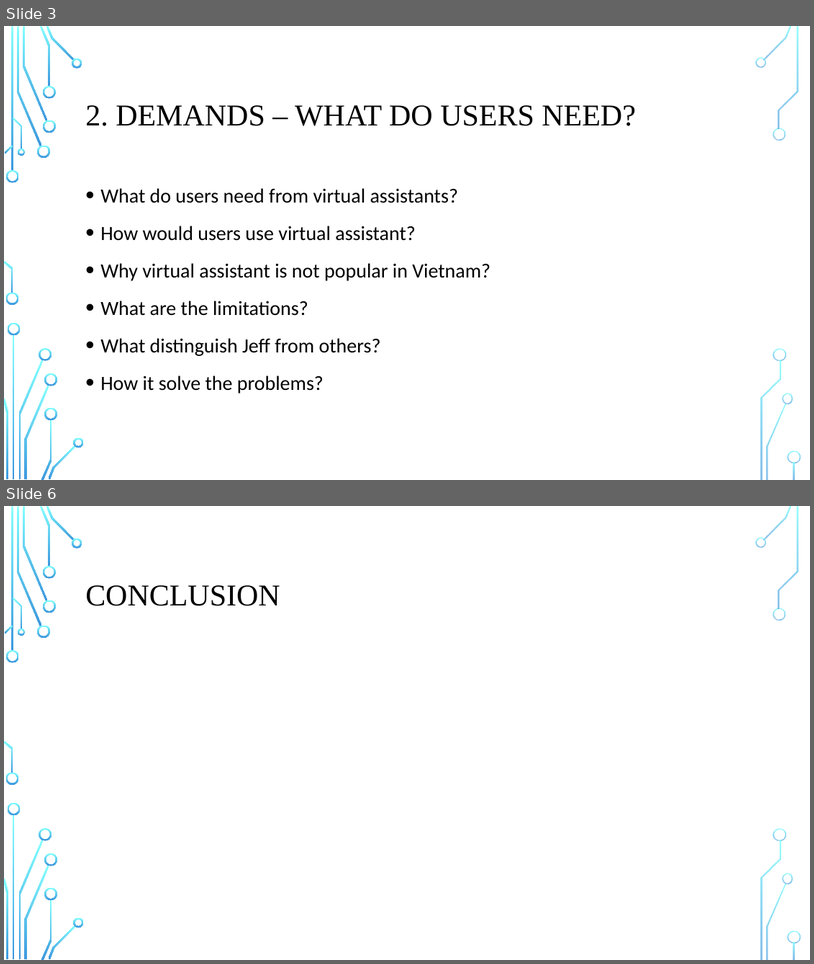
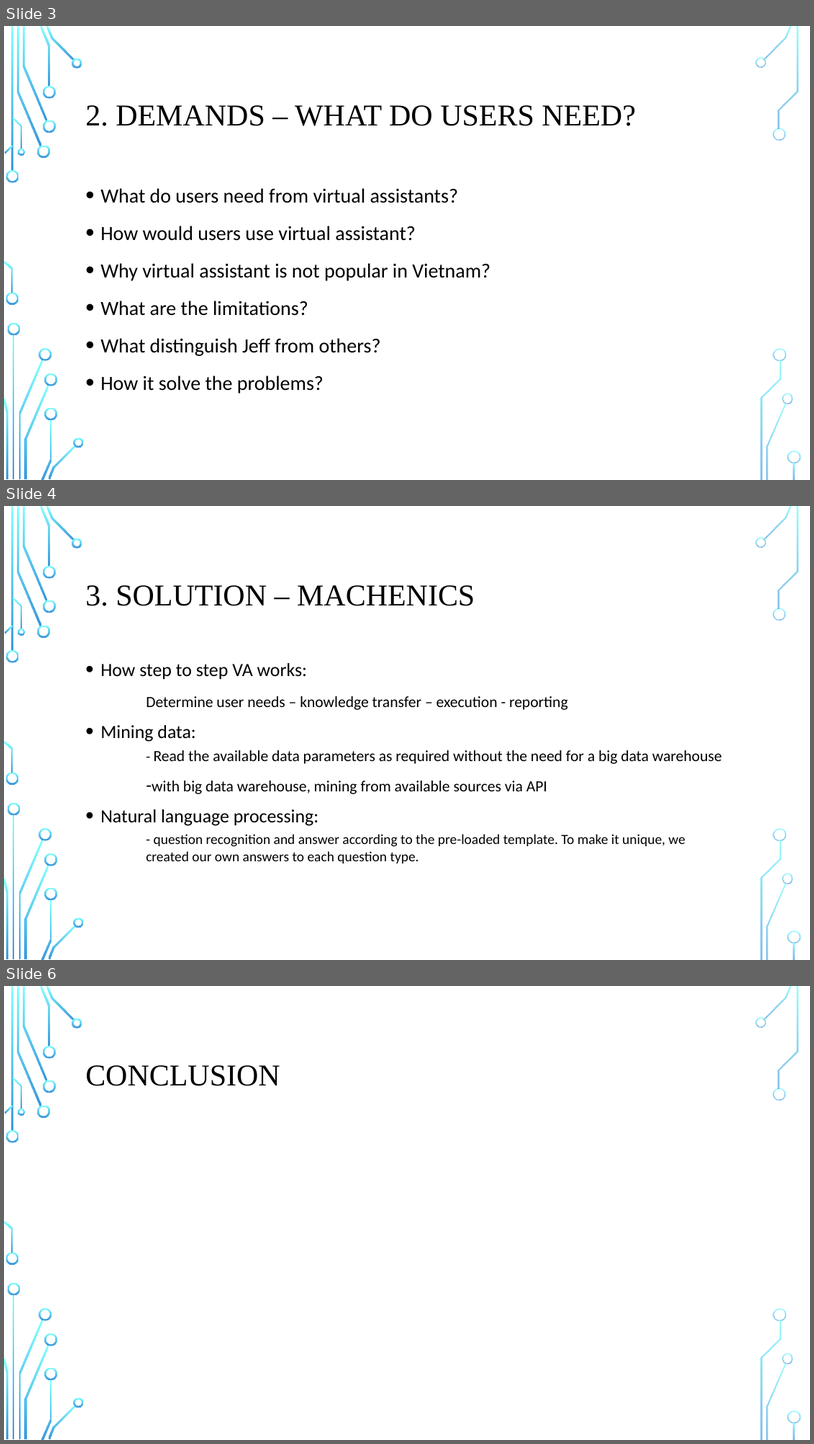
Before and after one commit to VNeseTalkingBush/IIT_asm_3, a slide deck: Group6_IIT_A3_Presentation.pptx. Shown one above the other, each under a label of ours: slides 3 and 6 before the commit, slides 3, 4 and 6 after it; the slides between them are not shown. The pictures are 814x964 and 814x1444 pixels, drawn with LibreOffice and Linux fonts; fonts in the diff are those of the drawing; background and template pictures are left out. Boxes give left, top, right and bottom in pixels: in the first picture for what was removed or moved away, otherwise in the second. Text is boxed around its words. In the diff, an @@ line names an element or a change of style, - is before the commit and + after.

```diff
--- a/Group6_IIT_A3_Presentation.pptx
+++ b/Group6_IIT_A3_Presentation.pptx
@@ slide 4 added at [4, 506, 810, 960], background picture (left out); not listed: 36 template elements that a slide beside it also shows @@
@@ title added at [85, 585, 475, 606], 36 pt, text #000000 @@
+3. SOLUTION – MACHENICS
@@ text added at [100, 663, 723, 863], 18.5 pt, text #000000 @@
+• How step to step VA works:
+Determine user needs – knowledge transfer – execution - reporting
+• Mining data:
+    - Read the available data parameters as required without the need for a big data warehouse
+-with big data warehouse, mining from available sources via API
+• Natural language processing:
+    - question recognition and answer according to the pre-loaded template. To make it unique, we created our own answers to each question type.
```
Also in this commit, not shown: 1 slide changed, 1 slide removed.
